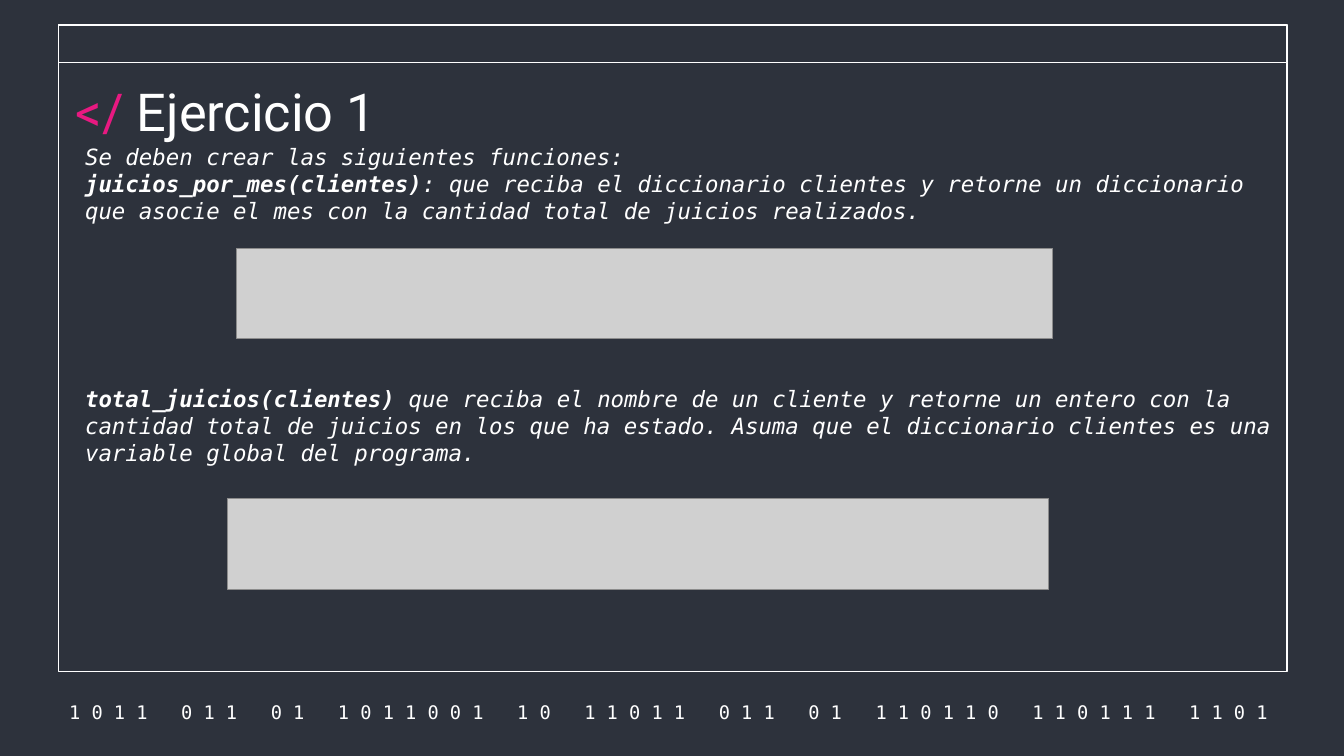
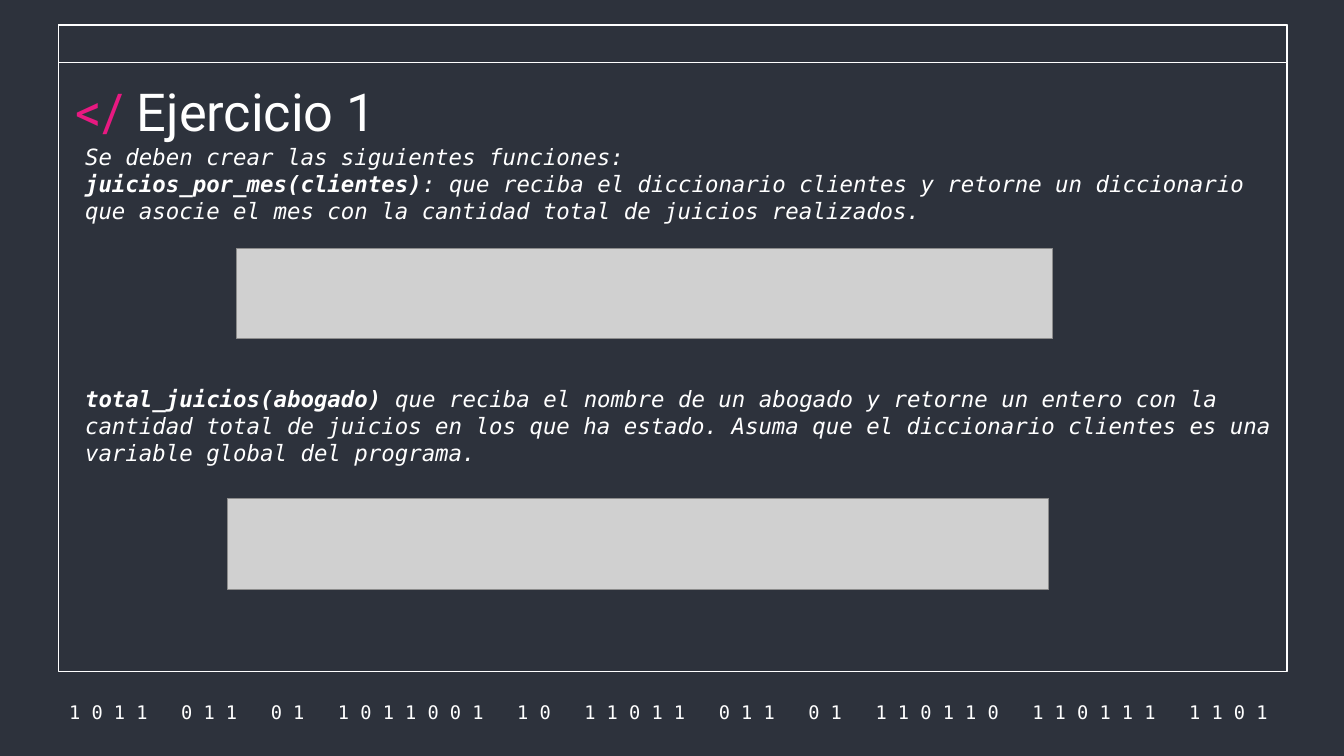
Before and after one commit to re-rojas/Programming-resources, a slide deck: slide 15 of Source ppts/9 Diccionarios.pptx (slide 11 before the commit). Drawn at 1344x756 pixels with LibreOffice and Linux fonts; fonts in the diff are those of the drawing; grey boxes stand for pictures. Boxes give left, top, right and bottom in pixels: in the first picture for what was removed or moved away, otherwise in the second. Text is boxed around its words. In the diff, an @@ line names an element or a change of style, - is before the commit and + after.

```diff
--- a/Source ppts/9 Diccionarios.pptx
+++ b/Source ppts/9 Diccionarios.pptx
@@ subtitle at box(85, 389, 1270, 466): text changed @@
-total_juicios(clientes) que reciba el nombre de un cliente y retorne un entero con la cantidad total de juicios en los que ha estado. Asuma que el diccionario clientes es una variable global del programa.
+total_juicios(abogado) que reciba el nombre de un abogado y retorne un entero con la cantidad total de juicios en los que ha estado. Asuma que el diccionario clientes es una variable global del programa.
```
Also in this commit, not shown: 1 other slide changed, 4 slides added, 2 other files.
